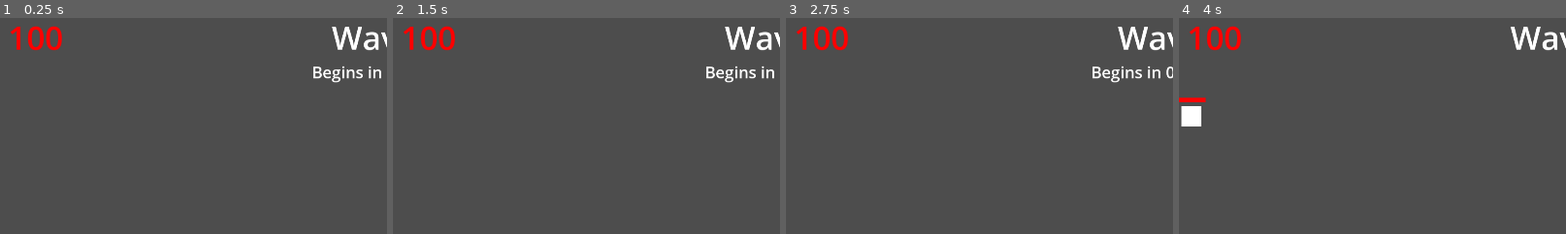
Above: before the commit, frames 1-4 (left to right).
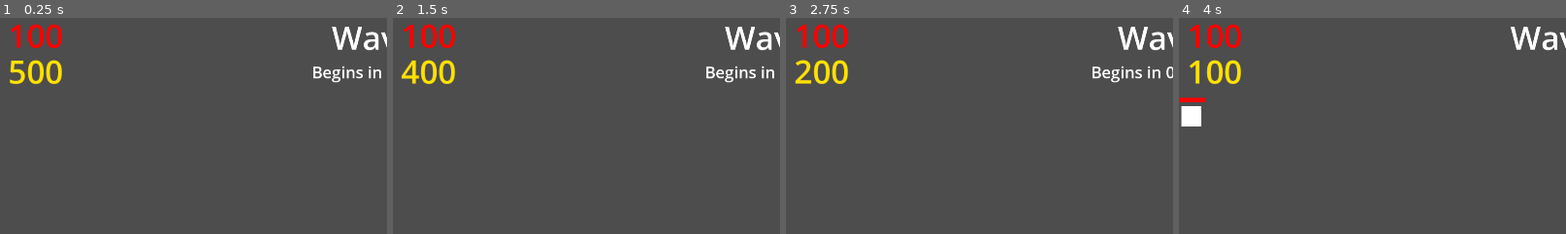
Above: after the commit, the same moments.

Repository: officialSl0th/tower-defense-2d
Game: Godot game, scene res://scenes/main.tscn
Same seed, same stepped clock (60 frames per second), same inputs: the game is played once before the commit and once after it.
Inputs:
- Up to frame 1 (0.25 s): no input
- Up to frame 2 (1.5 s): click "Archer Tower" at 0.5 s; click "Machine Gun Tower" at 1.25 s
- Up to frame 3 (2.75 s): click "Archer Tower" at 2 s
- Up to frame 4 (4 s): click "Machine Gun Tower" at 2.75 s; click "Archer Tower" at 3.5 s
The pictures show only the part of the screen within x 0-50%, y 0-50%; the shares and areas given below are measured in that part.

The runs differ from the first frame. In frame 1, 1.2% of the frame differs, in the area x 2-17%, y 2-31%; in frame 2, 1.2%; in frame 3, 1.2%; in frame 4, 1.1%.

Commit message:
add money system

Diff:
--- a/project.godot
+++ b/project.godot
@@ -18,6 +18,7 @@
 [autoload]
 
 Health="*res://source/autoload/health.gd"
+Money="*res://source/autoload/money.gd"
 
 [display]
 
--- a/resources/path_entities/test_path_entity.tres
+++ b/resources/path_entities/test_path_entity.tres
@@ -6,3 +6,4 @@
 script = ExtResource("1_wwn61")
 move_speed = 100.0
 total_health = 50
+money = 50
--- a/resources/towers/long_range_tower.tres
+++ b/resources/towers/long_range_tower.tres
@@ -9,3 +9,4 @@
 attack_speed = 3.0
 projectile_speed = 600.0
 max_projectile_range = 250.0
+cost = 100
--- a/resources/towers/short_range_tower.tres
+++ b/resources/towers/short_range_tower.tres
@@ -1,4 +1,4 @@
-[gd_resource type="Resource" script_class="TowerResourceBase" load_steps=2 format=3 uid="uid://dmr7xi37lb3bv"]
+[gd_resource type="Resource" script_class="TowerResource" load_steps=2 format=3 uid="uid://dmr7xi37lb3bv"]
 
 [ext_resource type="Script" path="res://source/resource_scripts/tower_resource.gd" id="1_ikhbc"]
 
@@ -9,3 +9,4 @@
 attack_speed = 0.5
 projectile_speed = 1200.0
 max_projectile_range = 150.0
+cost = 200
--- a/scenes/ui_overlay.tscn
+++ b/scenes/ui_overlay.tscn
@@ -10,9 +10,22 @@
 [sub_resource type="LabelSettings" id="LabelSettings_bi0nf"]
 font_size = 40
 
+[sub_resource type="FontVariation" id="FontVariation_f3l0v"]
+spacing_top = -25
+
 [sub_resource type="LabelSettings" id="LabelSettings_o4ksl"]
+font = SubResource("FontVariation_f3l0v")
 font_size = 80
 font_color = Color(1, 0, 0, 1)
+
+[sub_resource type="FontVariation" id="FontVariation_iftw5"]
+spacing_top = -25
+spacing_bottom = -20
+
+[sub_resource type="LabelSettings" id="LabelSettings_0t5x5"]
+font = SubResource("FontVariation_iftw5")
+font_size = 80
+font_color = Color(1, 0.882353, 0, 1)
 
 [sub_resource type="StyleBoxFlat" id="StyleBoxFlat_0jw7i"]
 bg_color = Color(0.541176, 0.541176, 0.541176, 1)
@@ -27,7 +40,7 @@
 script = ExtResource("1_f7cah")
 towers = Array[Resource("res://source/resource_scripts/tower_resource.gd")]([ExtResource("2_2rcxt"), ExtResource("3_usxxa")])
 
-[node name="LabelInformation" type="VBoxContainer" parent="."]
+[node name="WaveInformation" type="VBoxContainer" parent="."]
 layout_mode = 1
 anchors_preset = 5
 anchor_left = 0.5
@@ -37,25 +50,36 @@
 offset_bottom = 137.0
 grow_horizontal = 2
 
-[node name="WaveLabel" type="Label" parent="LabelInformation"]
+[node name="WaveLabel" type="Label" parent="WaveInformation"]
 layout_mode = 2
 size_flags_horizontal = 4
 text = "Wave 1"
 label_settings = SubResource("LabelSettings_oaevw")
 
-[node name="CountdownLabel" type="Label" parent="LabelInformation"]
+[node name="CountdownLabel" type="Label" parent="WaveInformation"]
 layout_mode = 2
 size_flags_horizontal = 4
 text = "Begins in 30 seconds"
 label_settings = SubResource("LabelSettings_bi0nf")
 
-[node name="HealthLabel" type="Label" parent="."]
+[node name="ResourceInformation" type="VBoxContainer" parent="."]
 layout_mode = 0
 offset_left = 20.0
-offset_right = 220.0
-offset_bottom = 110.0
+offset_top = 20.0
+offset_right = 158.0
+offset_bottom = 154.0
+
+[node name="HealthLabel" type="Label" parent="ResourceInformation"]
+layout_mode = 2
+size_flags_horizontal = 0
+size_flags_vertical = 0
 text = "100"
 label_settings = SubResource("LabelSettings_o4ksl")
+
+[node name="MoneyLabel" type="Label" parent="ResourceInformation"]
+layout_mode = 2
+text = "500"
+label_settings = SubResource("LabelSettings_0t5x5")
 
 [node name="Panel" type="Panel" parent="."]
 layout_mode = 1
--- a/source/autoload/health.gd
+++ b/source/autoload/health.gd
@@ -1,6 +1,6 @@
 extends Node;
 
-@onready var _health_label: Label = get_node("/root/Main/CanvasLayer/UIOverlay/HealthLabel");
+@onready var _health_label: Label = get_node("/root/Main/CanvasLayer/UIOverlay/ResourceInformation/HealthLabel");
 
 var health: int = 100:
 	set =_update_health_label;
--- /dev/null
+++ b/source/autoload/money.gd
@@ -0,0 +1,10 @@
+extends Node;
+
+@onready var _money_label: Label = get_node("/root/Main/CanvasLayer/UIOverlay/ResourceInformation/MoneyLabel");
+
+var money: int = 500:
+	set =_update_money_label;
+
+func _update_money_label(new_money: int) -> void:
+	money = new_money;
+	_money_label.set_text(str(new_money));
--- a/source/path_entities/path_entity.gd
+++ b/source/path_entities/path_entity.gd
@@ -21,8 +21,7 @@
 func _process(delta: float) -> void:
 	if get_progress_ratio() == 1:
 		Health.health -= _total_health;
-		removed.emit(self);
-		queue_free()
+		_remove();
 
 	set_progress(get_progress() + _move_speed * delta);
 
@@ -32,5 +31,10 @@
 	_health_bar.size = Vector2(_current_health / float(_total_health) * _max_health_bar_size[0], 1);
 
 	if _current_health == 0:
-		removed.emit(self);
-		queue_free();
+		Money.money += resource.money;
+		_remove();
+
+
+func _remove() -> void:
+	removed.emit(self);
+	queue_free();
--- a/source/resource_scripts/path_entity_resource.gd
+++ b/source/resource_scripts/path_entity_resource.gd
@@ -3,3 +3,4 @@
 
 @export var move_speed: float;
 @export var total_health: int;
+@export var money: int;
--- a/source/resource_scripts/tower_resource.gd
+++ b/source/resource_scripts/tower_resource.gd
@@ -6,3 +6,4 @@
 @export var attack_speed: float;
 @export var projectile_speed: float;
 @export var max_projectile_range: float;
+@export var cost: int;
--- a/source/towers/tower.gd
+++ b/source/towers/tower.gd
@@ -66,6 +66,8 @@
 		_place_mode = false;
 		_position = get_position();
 
+		Money.money -= resource.cost;
+
 		if _path_entities_in_range:
 			_attack()
 			_attack_speed_timer.start();
@@ -80,4 +82,7 @@
 
 
 func _check_if_can_place() -> bool:
+	if Money.money < resource.cost:
+		return false;
+
 	return true;
--- a/source/waves/wave_controller.gd
+++ b/source/waves/wave_controller.gd
@@ -8,8 +8,8 @@
 @onready var _wave_timer: Timer = Timer.new();
 @onready var _entity_group_timer: Timer = Timer.new();
 @onready var _entity_timer: Timer = Timer.new();
-@onready var _wave_label: Label = get_node("/root/Main/CanvasLayer/UIOverlay/LabelInformation/WaveLabel");
-@onready var _countdown_label: Label = get_node("/root/Main/CanvasLayer/UIOverlay/LabelInformation/CountdownLabel");
+@onready var _wave_label: Label = get_node("/root/Main/CanvasLayer/UIOverlay/WaveInformation/WaveLabel");
+@onready var _countdown_label: Label = get_node("/root/Main/CanvasLayer/UIOverlay/WaveInformation/CountdownLabel");
 
 var _current_wave_index: int = 0;
 var _current_entity_group_index: int = 0;
Not shown: 1 places in scenes/ui_overlay.tscn that only renumber resources
